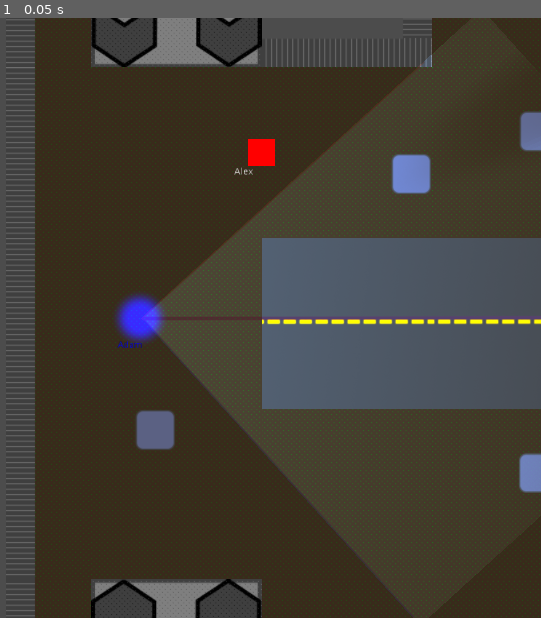
Above: before the commit, frame 1.
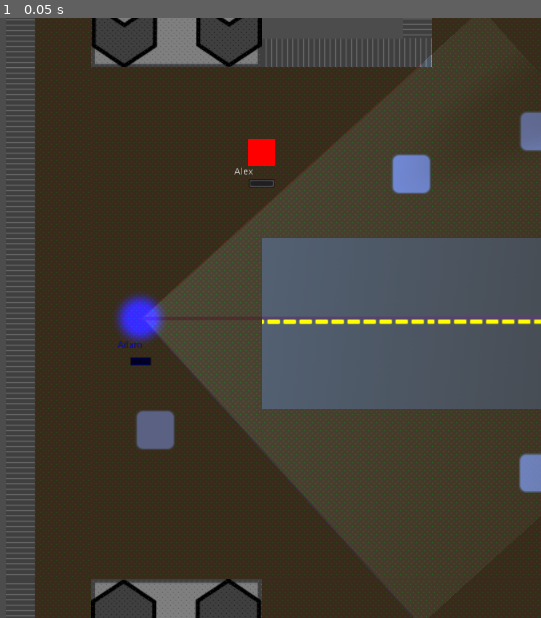
Above: after the commit, the same moment.

Repository: FugitiveTheGame/Fugitive
Game: Godot game, scene res://maps/map_00/Map_00_dev.tscn
Two runs of this game, one before a commit and one after it. Both use one fixed random seed, a clock stepped at 60 frames per second and the inputs below. This scene is started directly instead of the project's main scene.
Inputs:
- Up to frame 1 (0.05 s): no input

The runs differ from the first frame. In frame 1, less than 0.1% of the frame differs, in the area x 24-51%, y 26-58%.
Error in both runs: Assertion failed. (res://maps/map_00/Map_00_dev.gd:11)

Commit message:
Implemented player sprinting

Diff:
--- a/actors/hider/Hider.tscn
+++ b/actors/hider/Hider.tscn
@@ -41,3 +41,13 @@
 __meta__ = {
 "_edit_use_anchors_": false
 }
+
+[node name="StaminaBar" type="ProgressBar" parent="."]
+margin_left = -20.0
+margin_top = 39.0
+margin_right = 20.0
+margin_bottom = 53.0
+percent_visible = false
+__meta__ = {
+"_edit_use_anchors_": false
+}
--- a/actors/player/Player.gd
+++ b/actors/player/Player.gd
@@ -4,17 +4,27 @@
 export (int) var speed = 200
 export (float) var rotation_speed = 1.5
 export (String) var playerName: String
+export (float) var max_stamina = 100.0
+export (float) var stamina_depletion_rate = 100.0
+export (float) var stamina_regen_rate = 25.0
+export (float) var sprint_speed = 400.0
 
-onready var camera := $Camera
-onready var footStepAudio := $FootStepAudio
-onready var playerNameLabel := $PlayerNameLabel
+onready var camera := $Camera as Camera2D
+onready var footStepAudio := $FootStepAudio as AudioStreamPlayer2D
+onready var playerNameLabel := $PlayerNameLabel as Label
+onready var staminaBar := $StaminaBar as ProgressBar
 
 var velocity := Vector2()
 var rotation_dir := 0
 
+var stamina: float
+
 var frozen := false
+var frozenColor := Color.blue
 
 func _ready():
+	stamina = max_stamina
+	staminaBar.max_value = max_stamina
 	playerNameLabel.text = playerName
 
 puppet func setNetworkPosition(pos: Vector2):
@@ -26,6 +36,9 @@
 puppet func setNetworkRotation(rot: float):
 	self.rotation = rot
 
+puppet func setNetworkStamina(stam: float):
+	self.stamina = stam
+
 func unfreeze():
 	self.frozen = false
 	self.modulate = Color(1, 1, 1, 1)
@@ -33,17 +46,24 @@
 func freeze():
 	self.frozen = true
 	self.velocity = Vector2(0, 0)
-	self.modulate.b = 1.0
-	self.modulate.r = 0.0
-	self.modulate.g = 0.0
-	self.modulate.a = 1.0
+	self.modulate = frozenColor
 
-func get_input(delta):
+# warning-ignore:unused_argument
+func _process(delta: float):
+	staminaBar.value = stamina
+
+func get_input(delta: float):
 	if not is_network_master():
 		return
 
 	if (self.frozen):
 		return
+
+	var curSpeed: float
+	if is_sprinting():
+		curSpeed = sprint_speed
+	else:
+		curSpeed = speed
 
 	rotation_dir = 0
 	self.velocity = Vector2()
@@ -52,21 +72,33 @@
 	if Input.is_action_pressed('ui_left'):
 		self.rotation_dir -= 1
 	if Input.is_action_pressed('ui_down'):
-		self.velocity = Vector2(-self.speed, 0).rotated(self.rotation)
+		self.velocity = Vector2(-curSpeed, 0).rotated(self.rotation)
 	if Input.is_action_pressed('ui_up'):
-		self.velocity = Vector2(self.speed, 0).rotated(self.rotation)
+		self.velocity = Vector2(curSpeed, 0).rotated(self.rotation)
 
 	rotation += self.rotation_dir * self.rotation_speed * delta
 
-func _physics_process(delta):
+func is_sprinting():
+	return Input.is_action_pressed('sprint') and stamina > 0.0
+
+func process_stamina(delta: float):
+	if is_sprinting():
+		stamina -= (stamina_depletion_rate * delta)
+	elif not Input.is_action_pressed('sprint') and not is_moving():
+		stamina += (stamina_regen_rate * delta)
+	stamina = clamp(stamina, 0.0, max_stamina)
+
+func _physics_process(delta: float):
 	get_input(delta)
 
 	if is_network_master():
 		self.velocity = move_and_slide(self.velocity)
+		process_stamina(delta)
 
 		rpc_unreliable("setNetworkPosition", self.position)
 		rpc_unreliable("setNetworkVelocity", self.velocity)
 		rpc_unreliable("setNetworkRotation", self.rotation)
+		rpc_unreliable("setNetworkStamina", self.stamina)
 
 	# Make movement noises if moving
 	if is_moving():
--- a/actors/seeker/Seeker.tscn
+++ b/actors/seeker/Seeker.tscn
@@ -61,3 +61,13 @@
 __meta__ = {
 "_edit_use_anchors_": false
 }
+
+[node name="StaminaBar" type="ProgressBar" parent="."]
+margin_left = -16.5968
+margin_top = 58.0263
+margin_right = 16.4032
+margin_bottom = 72.0263
+percent_visible = false
+__meta__ = {
+"_edit_use_anchors_": false
+}
--- a/maps/map_00/Map_00_dev.tscn
+++ b/maps/map_00/Map_00_dev.tscn
@@ -5,7 +5,7 @@
 [ext_resource path="res://actors/hider/Hider.tscn" type="PackedScene" id=3]
 [ext_resource path="res://maps/map_00/Map_00_dev.gd" type="Script" id=4]
 
-[node name="base" instance=ExtResource( 1 )]
+[node name="base" index="0" instance=ExtResource( 1 )]
 script = ExtResource( 4 )
 
 [node name="Seeker00" parent="players" index="0" instance=ExtResource( 2 )]
--- a/project.godot
+++ b/project.godot
@@ -65,6 +65,11 @@
 , Object(InputEventJoypadButton,"resource_local_to_scene":false,"resource_name":"","device":0,"button_index":14,"pressure":0.0,"pressed":false,"script":null)
  ]
 }
+sprint={
+"deadzone": 0.5,
+"events": [ Object(InputEventKey,"resource_local_to_scene":false,"resource_name":"","device":0,"alt":false,"shift":false,"control":false,"meta":false,"command":false,"pressed":false,"scancode":16777237,"unicode":0,"echo":false,"script":null)
+ ]
+}
 
 [layer_names]
 
--- a/screens/lobby/ControlPlayerLabel.gd
+++ b/screens/lobby/ControlPlayerLabel.gd
@@ -1,13 +1,6 @@
 extends Control
 
-# Declare member variables here. Examples:
-# var a = 2
-# var b = "text"
 var playerId := 0;
-
-# Called when the node enters the scene tree for the first time.
-func _ready():
-	pass # Replace with function body.
 
 func setPlayerId(value: int):
 	self.playerId = value
